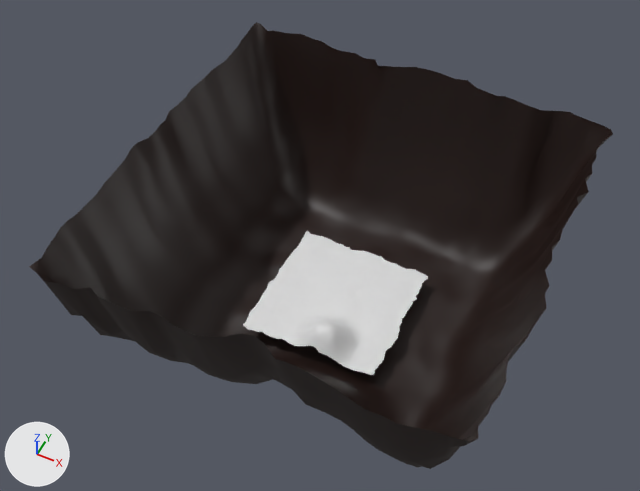
What one commit did to the FBX model Run/Assets/Models/FBX/Static/Ground.fbx.
Both versions are drawn from a camera (50 mm lens) standing at (215.0, -465.0, 648.0) and looking at (-14.0, -7.0, 75.0). The axes (+X, +Y, +Z) are drawn at lower left. The lights are the same throughout.

Names of what the first picture shows: 'GROUND'.
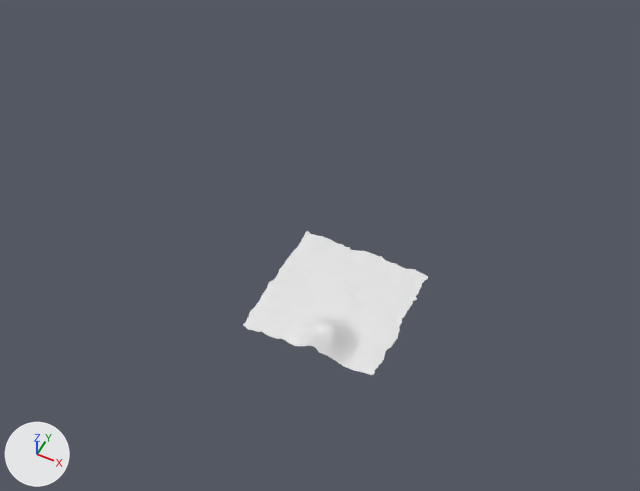
Boxes (x1, y1, x2, y2) around the edits, measured in the pictures (640 x 491 px):
'GROUND', reshaped (68% narrower, 68% shorter): before (29, 22, 613, 469); after (243, 231, 428, 375)
part 1 of me_plane_013, deleted (black): before (29, 22, 613, 469)

What changed in the scene script:
```text
Change me_plane_013:
    where me_plane_013.from_pydata(...)  # 2312 vertices, 4356 faces; spans x -180.0..185.0, y -181.0..183.0, z -20.0..170.0
    used by ob_ground; location = (0.0, 0.0, 0.0)
    me_plane_013 part 1: the loose piece of 1156 vertices spanning x -180.0..185.0, y -181.0..183.0, z -20.0..170.0 is deleted
    remove me_plane_013.materials.append(mat_material_001)  # black #22110d
```
